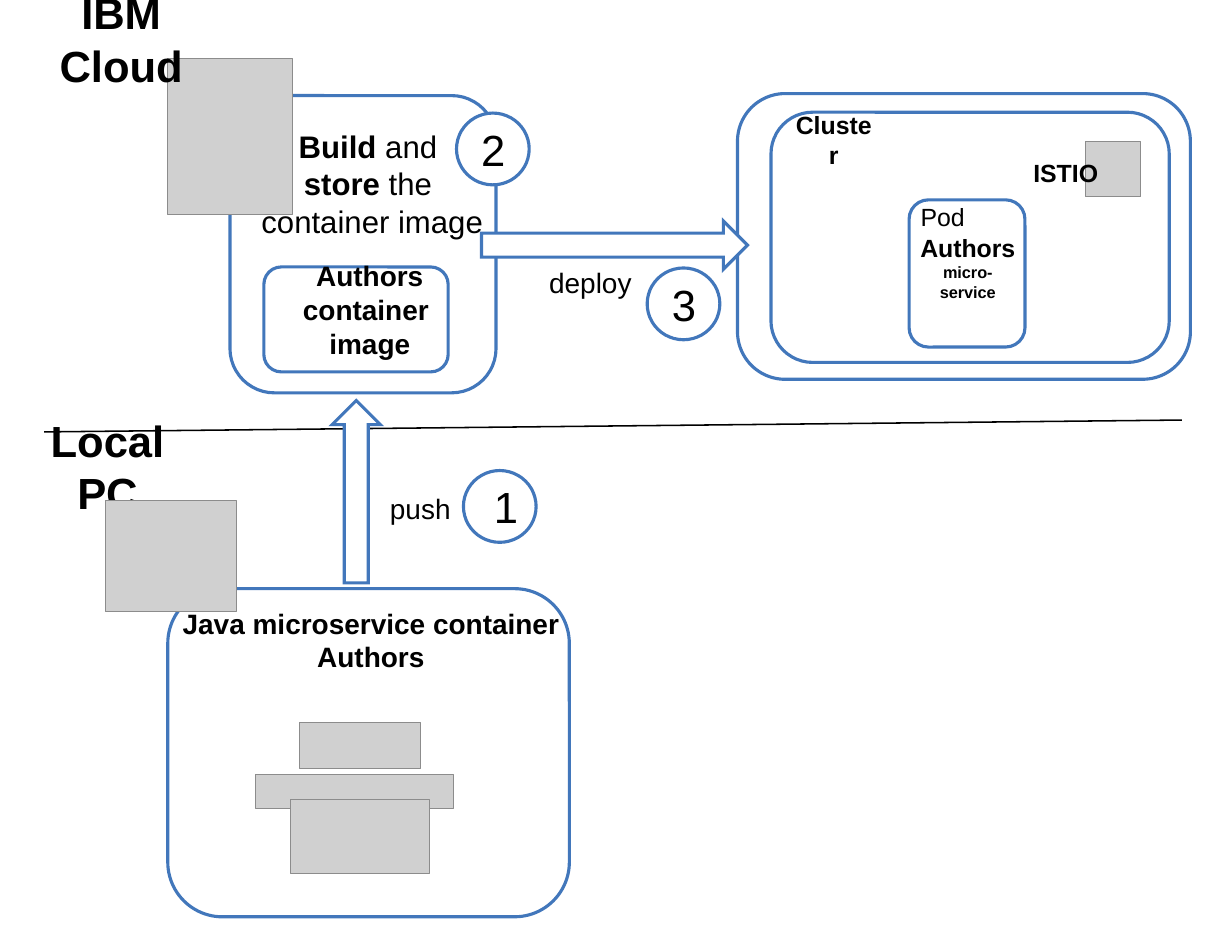
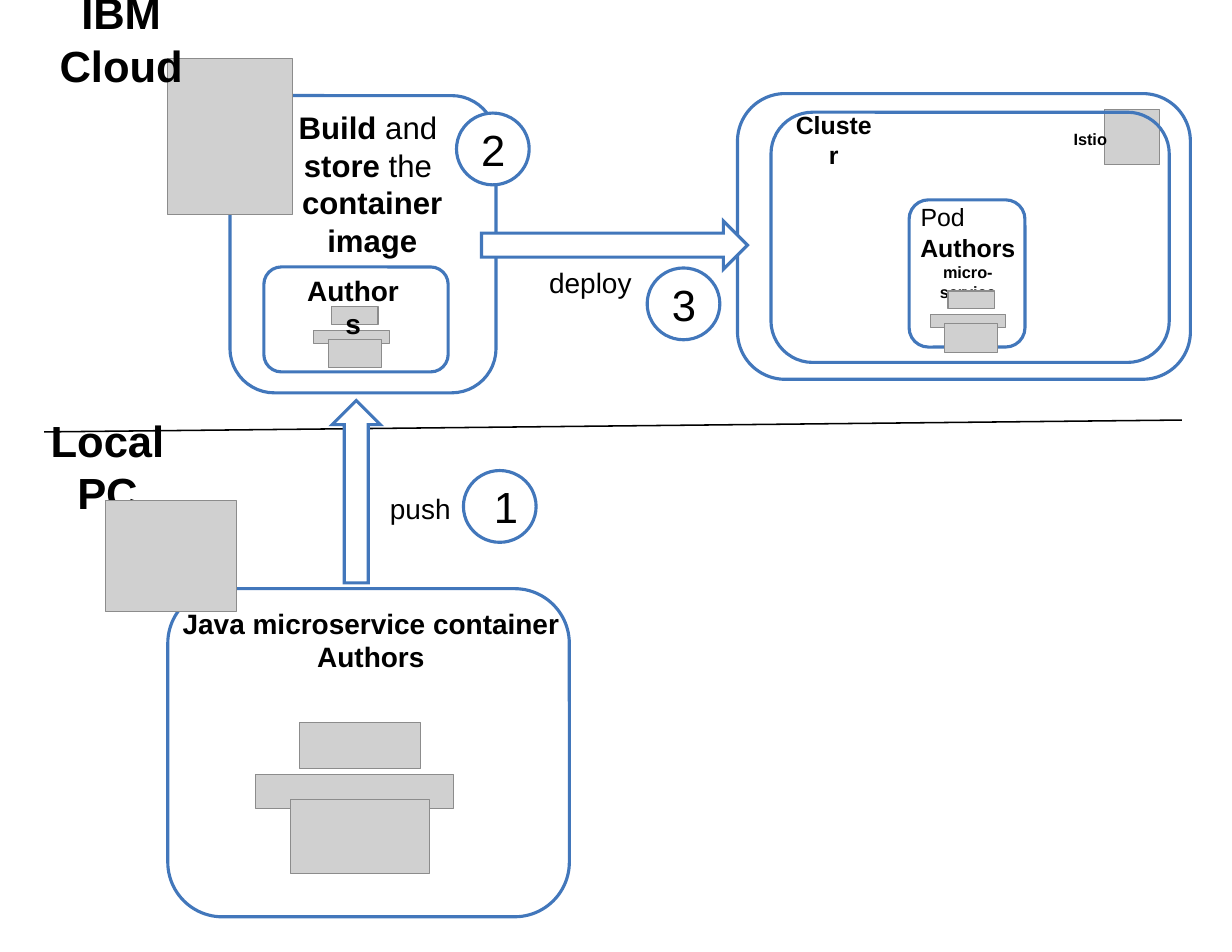
Before and after one commit to thomassuedbroecker/cloud-native-starter, a slide deck: slide 18 of workshop/images/architecture.pptx. Drawn at 1232x952 pixels with LibreOffice and Linux fonts; fonts in the diff are those of the drawing; grey boxes stand for pictures. Boxes give left, top, right and bottom in pixels: in the first picture for what was removed or moved away, otherwise in the second. Text is boxed around its words. In the diff, an @@ line names an element or a change of style, - is before the commit and + after.

```diff
--- a/workshop/images/architecture.pptx
+++ b/workshop/images/architecture.pptx
@@ picture: place and size @@
-picture at (1085, 141, 1140, 196)
+picture at (1104, 110, 1159, 165)
@@ text at (1074, 132, 1107, 149): text changed; size 16 to 10.5 pt @@
-ISTIO
+Istio
@@ text at (302, 154, 442, 258): bold on in "container image" @@
@@ text "Authors": place and size @@
-text "Authors" at (303, 265, 429, 359)
+text "Authors" at (317, 646, 424, 668)
@@ text "Authors" at (317, 646, 424, 668): vertical alignment middle to top @@
@@ text at (303, 299, 429, 359): paragraph removed @@
-container
-image
@@ picture added at (948, 291, 995, 309) @@
@@ picture added at (332, 307, 379, 325) @@
@@ picture added at (931, 315, 1007, 328) @@
@@ picture added at (945, 324, 998, 352) @@
@@ picture added at (314, 330, 390, 344) @@
@@ picture added at (328, 339, 381, 367) @@
```
Also in this commit, not shown: 1 other slide changed, 2 other files.
